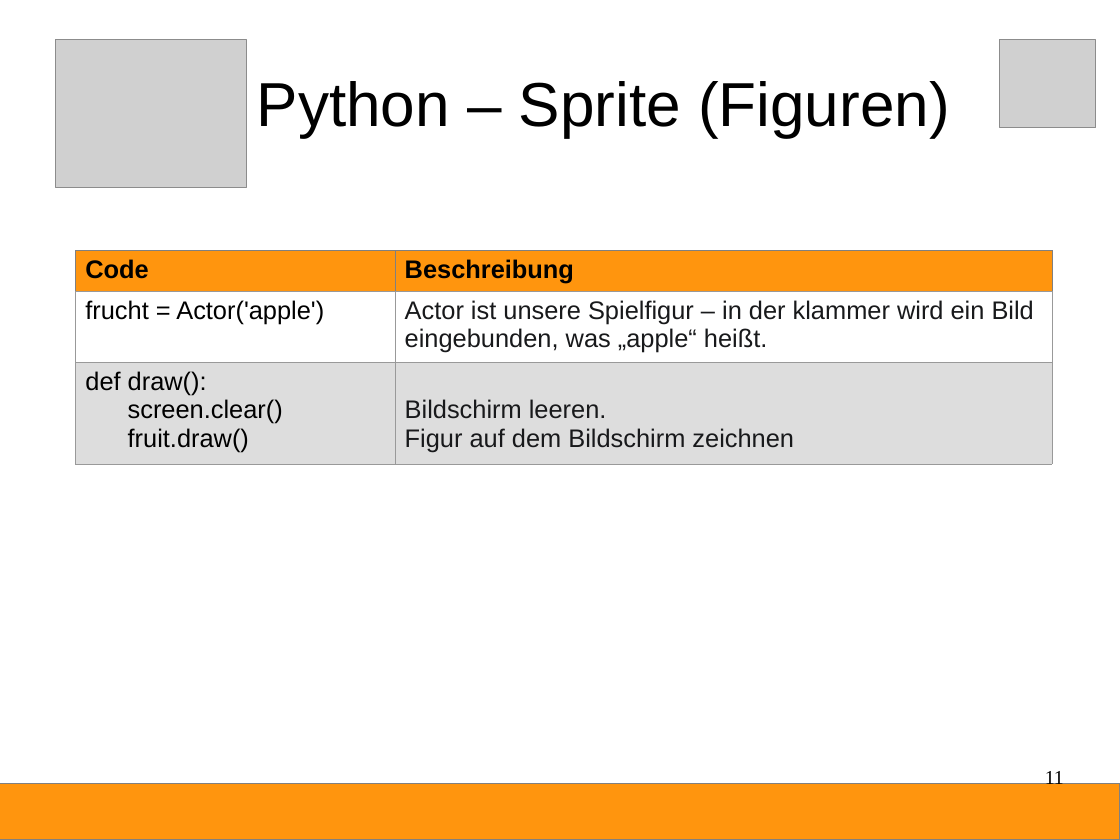
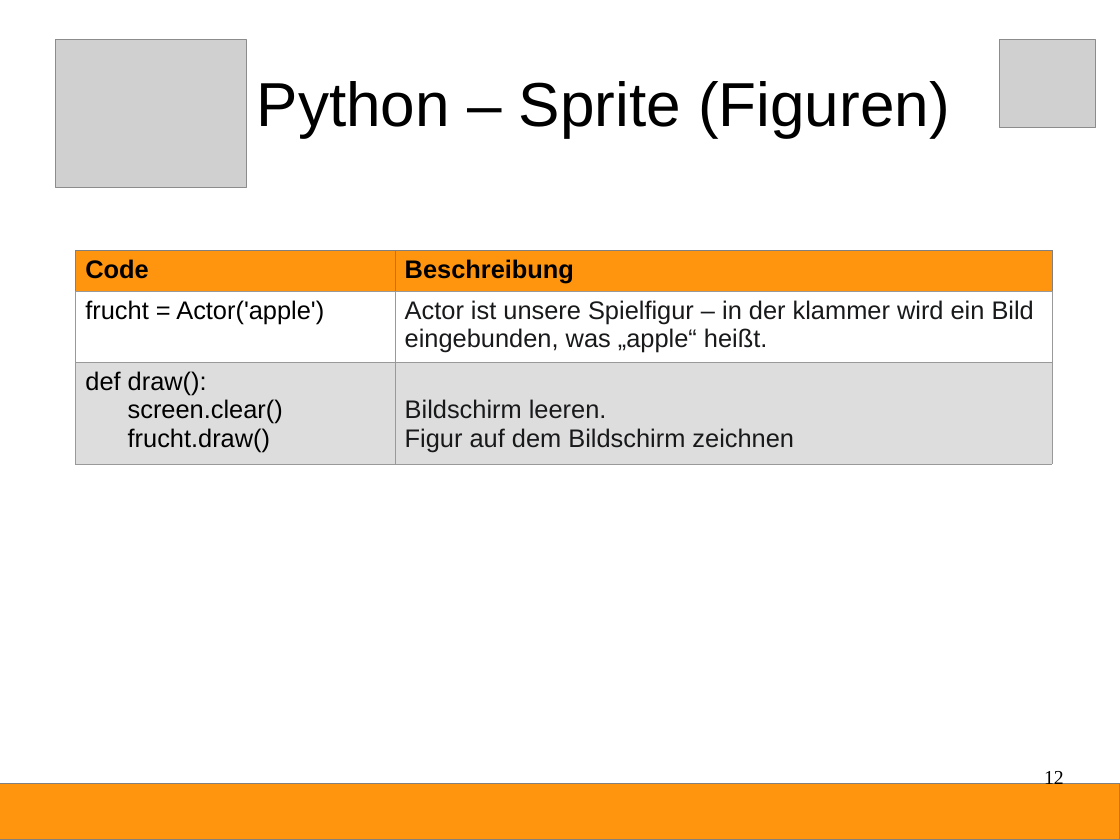
Before and after one commit to Devoxx4KidsDE/python-games, a slide deck: slide 12 of fruchthuhn/Python-Anleitung.odp (slide 11 before the commit). Drawn at 1120x840 pixels with LibreOffice and Linux fonts; fonts in the diff are those of the drawing; grey boxes stand for pictures. Boxes give left, top, right and bottom in pixels: in the first picture for what was removed or moved away, otherwise in the second. Text is boxed around its words. In the diff, an @@ line names an element or a change of style, - is before the commit and + after.

```diff
--- a/fruchthuhn/Python-Anleitung.odp
+++ b/fruchthuhn/Python-Anleitung.odp
@@ table at [75, 250, 1052, 456] @@
-row 3, column 1: def draw(): / screen.clear() / fruit.draw()
+row 3, column 1: def draw(): / screen.clear() / frucht.draw()
@@ page number at [1044, 771, 1064, 789]: text changed @@
-11
+12
```
Also in this commit, not shown: 1 other slide changed, 1 slide added, 2 slides removed, 1 other file.
